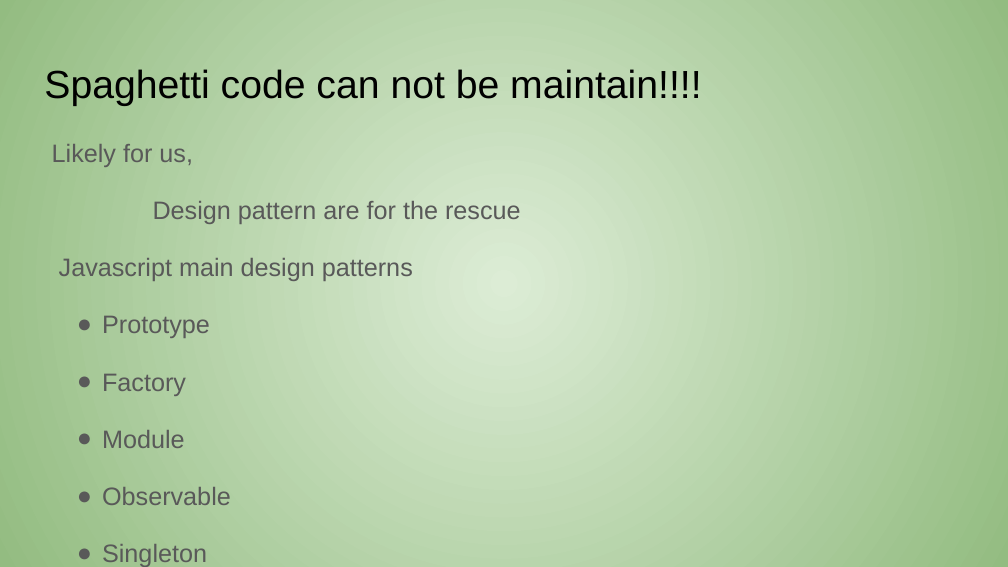
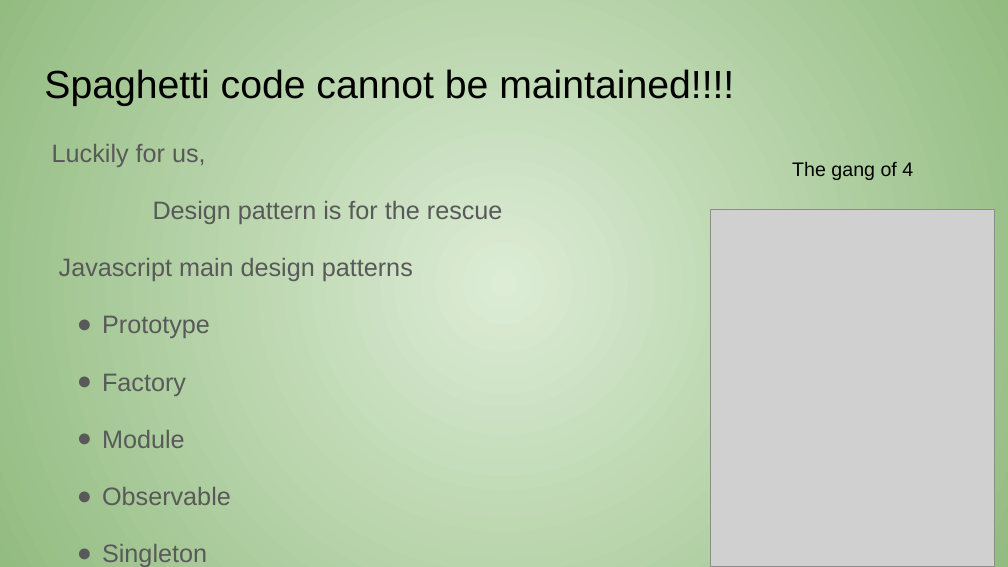
Before and after one commit to amanecer2/spaghetti-to-reactive, a slide deck: slide 8 of from spageti to reactive.pptx (slide 7 before the commit). Drawn at 1008x567 pixels with LibreOffice and Linux fonts; fonts in the diff are those of the drawing; grey boxes stand for pictures. Boxes give left, top, right and bottom in pixels: in the first picture for what was removed or moved away, otherwise in the second. Text is boxed around its words. In the diff, an @@ line names an element or a change of style, - is before the commit and + after.

```diff
--- a/from spageti to reactive.pptx
+++ b/from spageti to reactive.pptx
@@ title at (x1=44, y1=69, x2=734, y2=106): text changed @@
-Spaghetti code can not be maintain!!!!
+Spaghetti code cannot be maintained!!!!
@@ text at (x1=52, y1=144, x2=503, y2=224): text changed @@
-Likely for us,
-Design pattern are for the rescue
+Luckily for us,
+Design pattern is for the rescue
@@ text added at (x1=792, y1=161, x2=913, y2=180), 14 pt, text #000000 @@
+The gang of 4
@@ picture added at (x1=711, y1=210, x2=995, y2=566) @@
```
Also in this commit, not shown: 11 other slides changed, 1 slide added.
